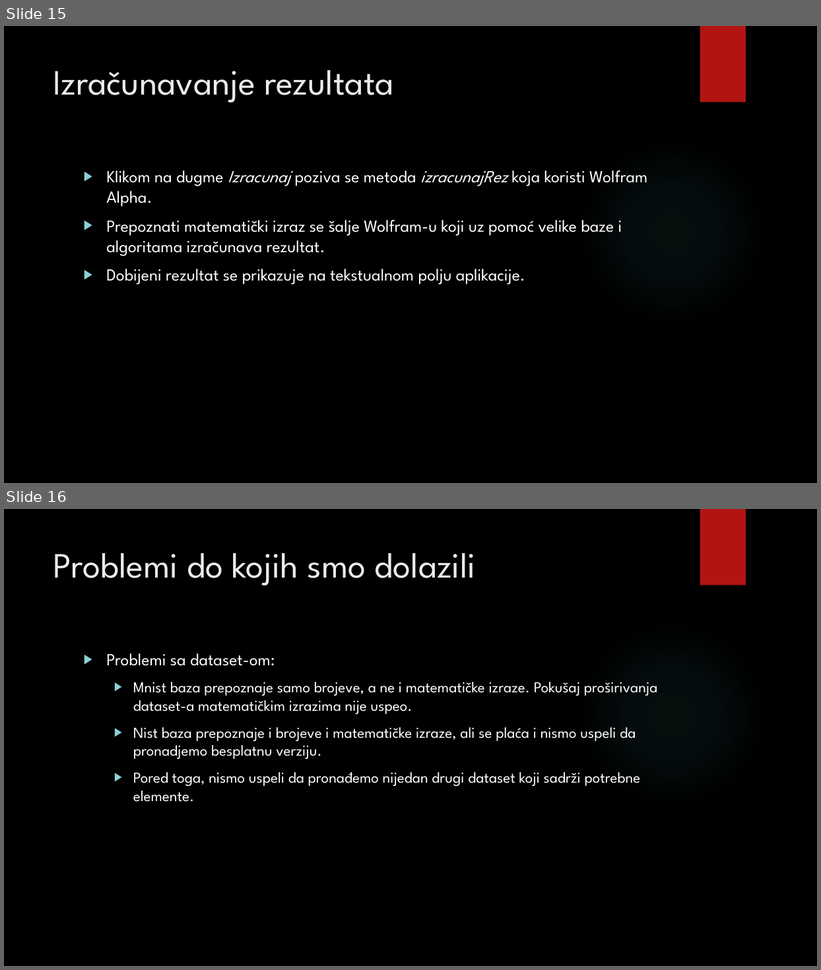
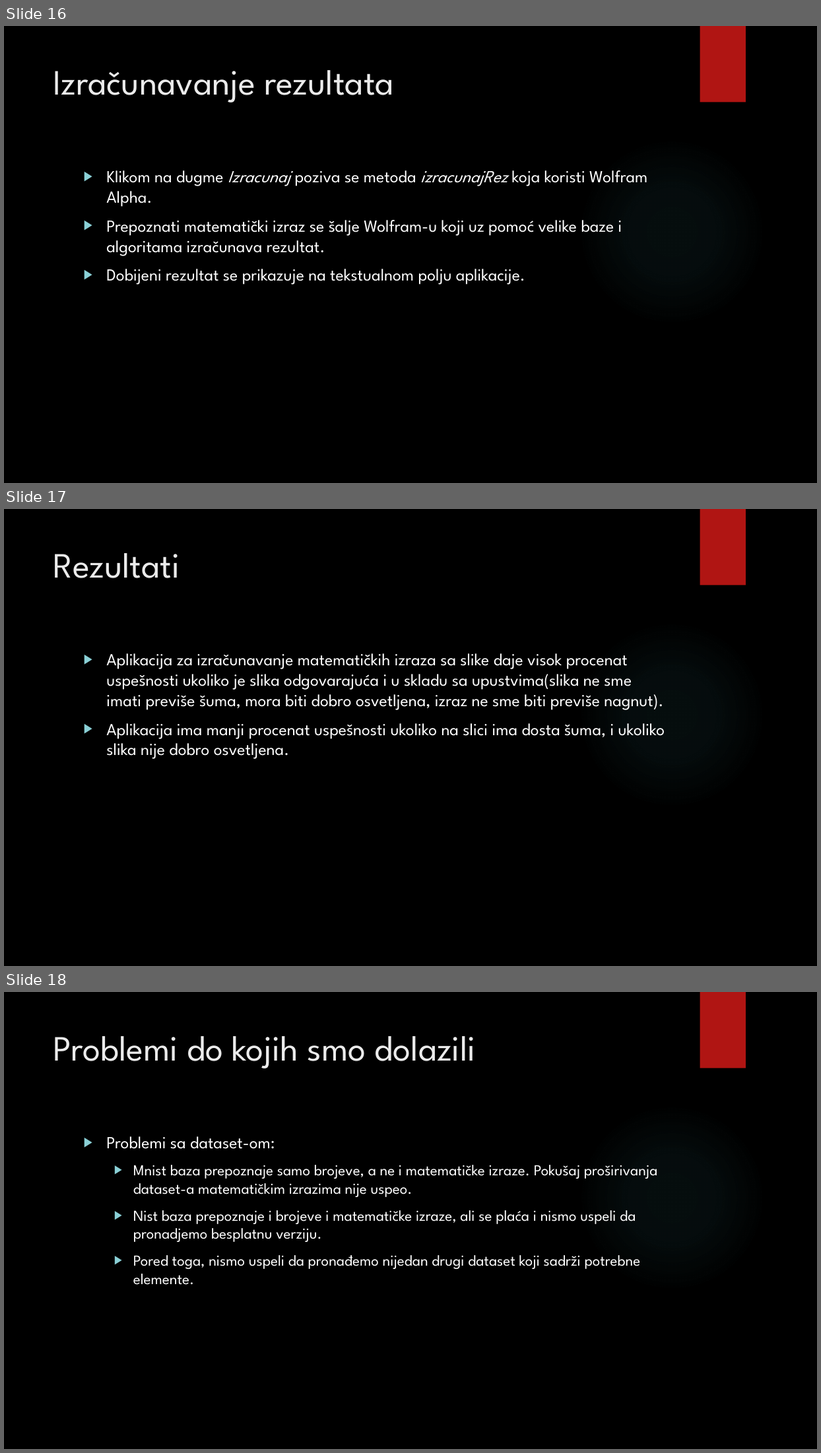
Before and after one commit to davor193/Photo-Calculator, a slide deck: photo_calculator.pptx. Shown one above the other, each under a label of ours: slides 15 and 16 before the commit, slides 16, 17 and 18 after it. The pictures are 821x970 and 821x1453 pixels, drawn with LibreOffice and Linux fonts; fonts in the diff are those of the drawing; background and template pictures are left out. Boxes give left, top, right and bottom in pixels: in the first picture for what was removed or moved away, otherwise in the second. Text is boxed around its words. In the diff, an @@ line names an element or a change of style, - is before the commit and + after.

```diff
--- a/photo_calculator.pptx
+++ b/photo_calculator.pptx
@@ slide 17 added at (4, 509, 817, 966), background picture (left out); not listed: 2 template elements that a slide beside it also shows @@
@@ title added at (54, 553, 180, 578), 42 pt, text #EBEBEB @@
+Rezultati
@@ text added at (106, 654, 665, 759), 20 pt, text #FFFFFF @@
+▶ Aplikacija za izračunavanje matematičkih izraza sa slike daje visok procenat uspešnosti ukoliko je slika odgovarajuća i u skladu sa upustvima(slika ne sme imati previše šuma, mora biti dobro osvetljena, izraz ne sme biti previše nagnut).
+▶ Aplikacija ima manji procenat uspešnosti ukoliko na slici ima dosta šuma, i ukoliko slika nije dobro osvetljena.
@@ what was slide 15 is now slide 16 @@
@@ what was slide 16 is now slide 18 @@
```
Also in this commit, not shown: 3 slides changed, 2 other slides added.
